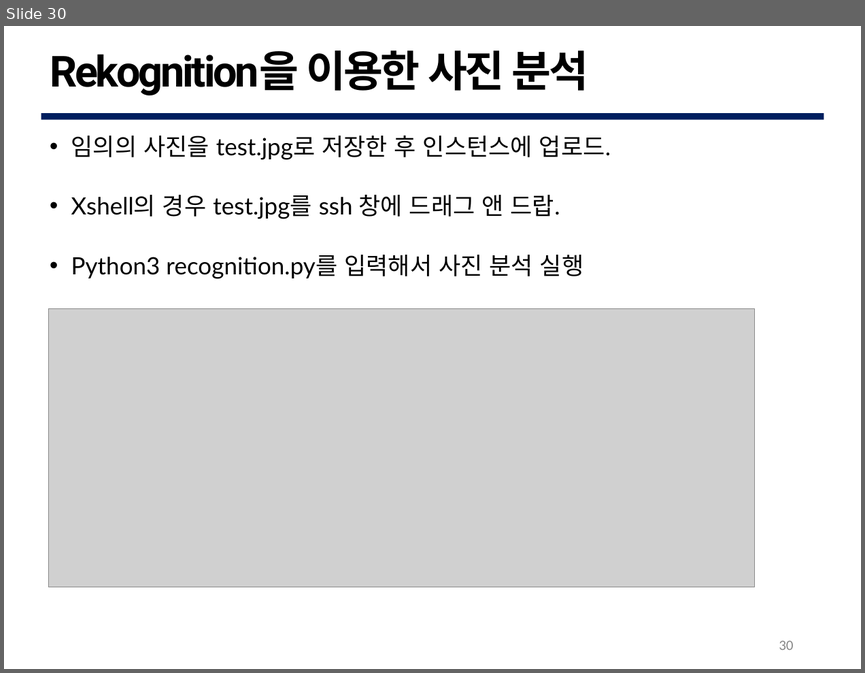
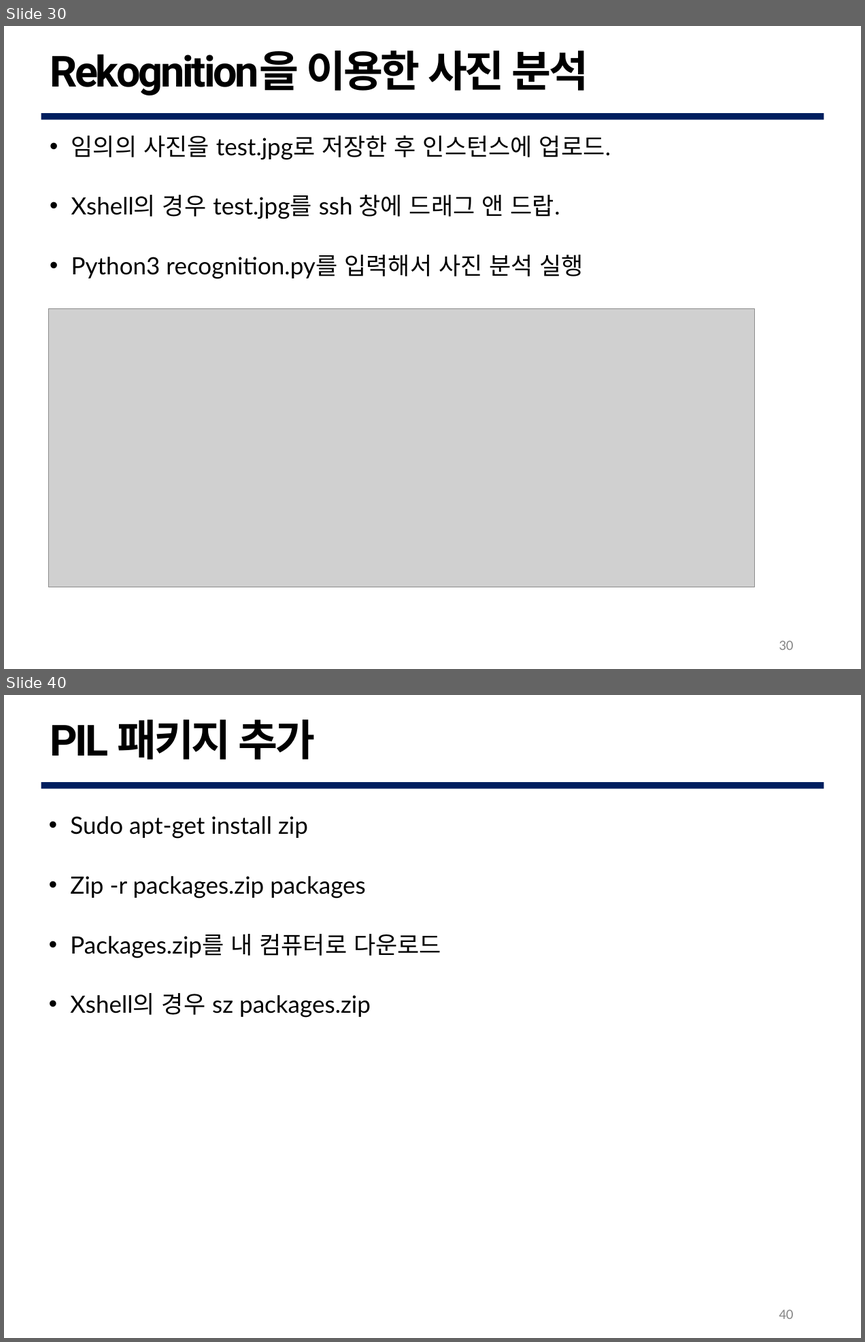
Before and after one commit to G0DCH/AWS_Rekognition_Slide, a slide deck: ppt/AWS Rekognition Slide.pptx. Shown one above the other, each under a label of ours: slide 30 before the commit, slides 30 and 40 after it; the slides between them are not shown. The pictures are 865x673 and 865x1342 pixels, drawn with LibreOffice and Linux fonts; fonts in the diff are those of the drawing; grey boxes stand for pictures; background and template pictures are left out. Boxes give left, top, right and bottom in pixels: in the first picture for what was removed or moved away, otherwise in the second. Text is boxed around its words. In the diff, an @@ line names an element or a change of style, - is before the commit and + after.

```diff
--- a/ppt/AWS Rekognition Slide.pptx
+++ b/ppt/AWS Rekognition Slide.pptx
@@ slide 40 added at [4, 695, 861, 1338], background #FFFFFF; not listed: 1 template element that a slide beside it also shows @@
@@ text added at [50, 719, 315, 760], 36 pt, text #000000, bold @@
+PIL 패키지 추가
@@ text added at [70, 816, 441, 1017], 20 pt, text #000000 @@
+• Sudo apt-get install zip
+• Zip -r packages.zip packages
+• Packages.zip를 내 컴퓨터로 다운로드
+• Xshell의 경우 sz packages.zip
@@ page number added at [779, 1309, 793, 1319], 12 pt, text #888888 @@
+40
```
Also in this commit, not shown: 2 slides changed, 28 other slides added, 4 other files.
